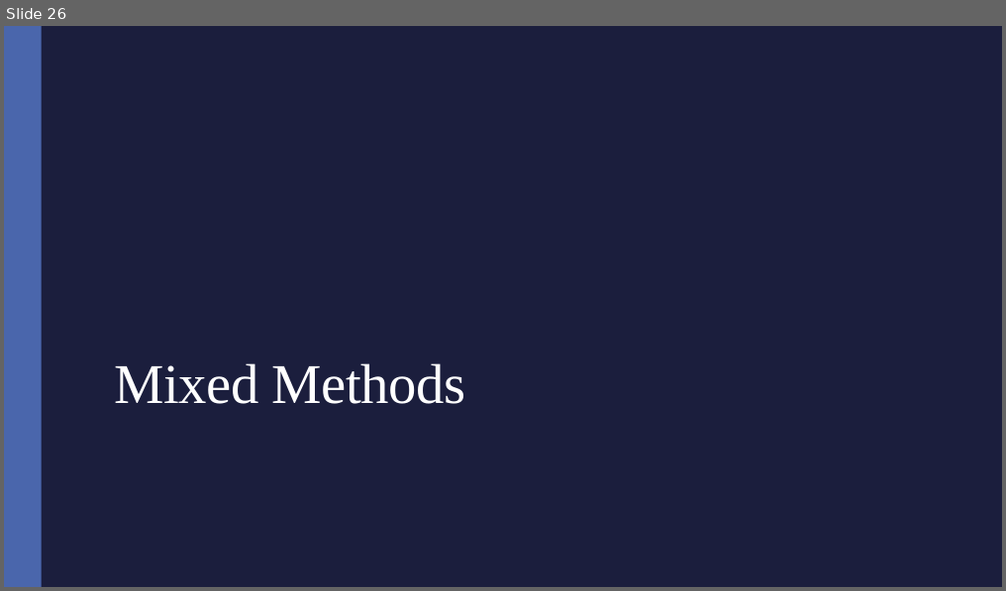
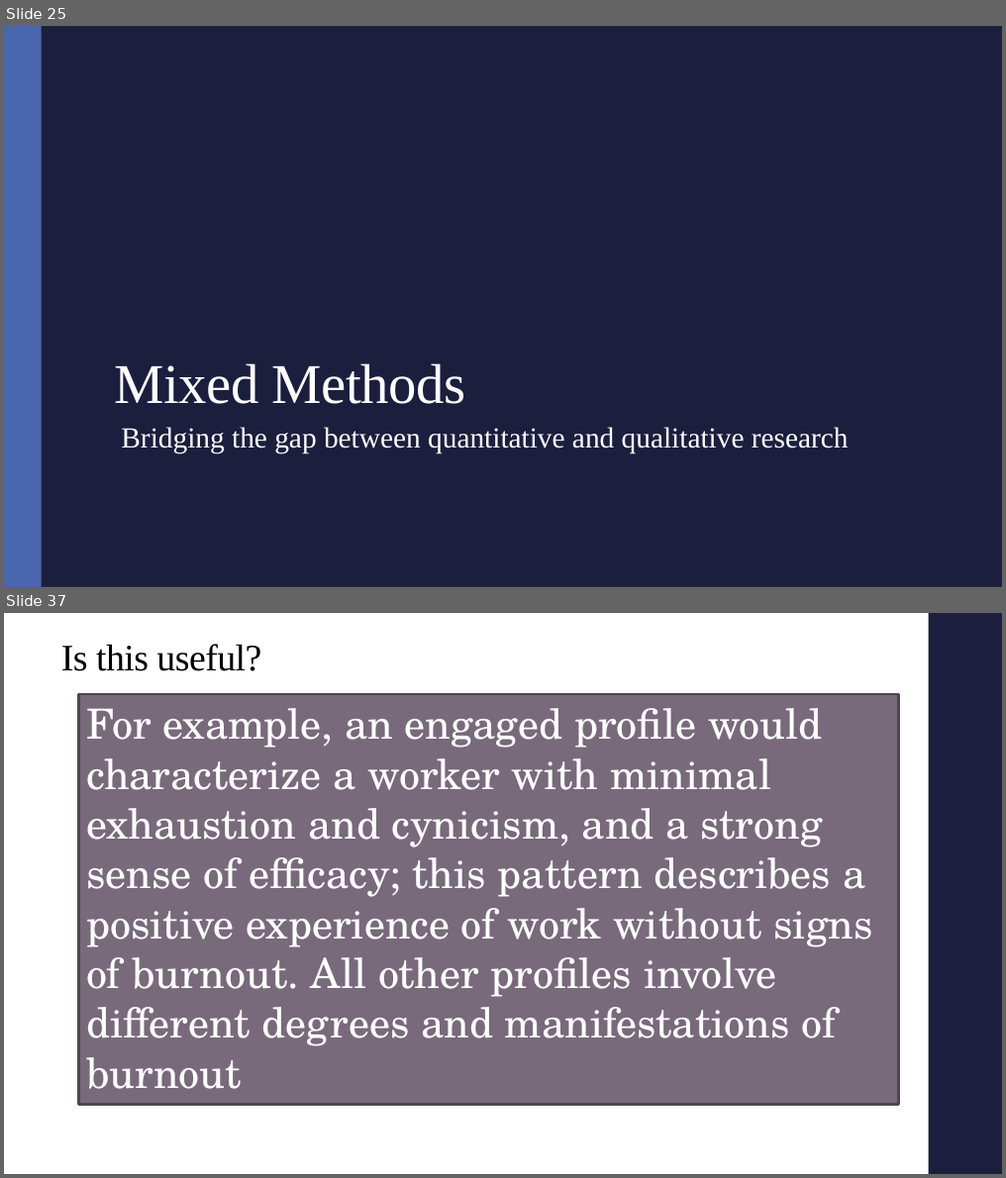
Before and after one commit to alex-hoagland/HAD5772, a slide deck: Lectures/Lecture10_SurvivalAnalysis_MixedMethods/Lecture10_SurvivalAnalysis_MixedMethods.pptx. Shown one above the other, each under a label of ours: slide 26 before the commit, slides 25 and 37 after it; the slides between them are not shown. The pictures are 1006x591 and 1006x1178 pixels, drawn with LibreOffice and Linux fonts; fonts in the diff are those of the drawing. Boxes give left, top, right and bottom in pixels: in the first picture for what was removed or moved away, otherwise in the second. Text is boxed around its words. In the diff, an @@ line names an element or a change of style, - is before the commit and + after.

```diff
--- a/Lectures/Lecture10_SurvivalAnalysis_MixedMethods/Lecture10_SurvivalAnalysis_MixedMethods.pptx
+++ b/Lectures/Lecture10_SurvivalAnalysis_MixedMethods/Lecture10_SurvivalAnalysis_MixedMethods.pptx
@@ slide 37 added at (4,613,1002,1174), background #FFFFFF @@
@@ rectangle added at (929,613,1002,1174), fill #1B1E3E @@
@@ title added at (61,644,261,671), 36 pt, text #000000 @@
+Is this useful?
@@ rectangle added at (79,694,899,1105), fill #78697B, outline #504652 2.25 pt, 40 pt, text #FFFFFF @@
+For example, an engaged profile would characterize a worker with minimal exhaustion and cynicism, and a strong sense of efficacy; this pattern describes a positive experience of work without signs of burnout. All other profiles involve different degrees and manifestations of burnout
@@ what was slide 26 is now slide 25 @@
@@ slide 25 changed as well @@
@@ subtitle added at (121,427,848,454), 28 pt, text #FFFFFF @@
+  Bridging the gap between quantitative and qualitative research
```
Also in this commit, not shown: 24 other slides added, 1 slide removed.
